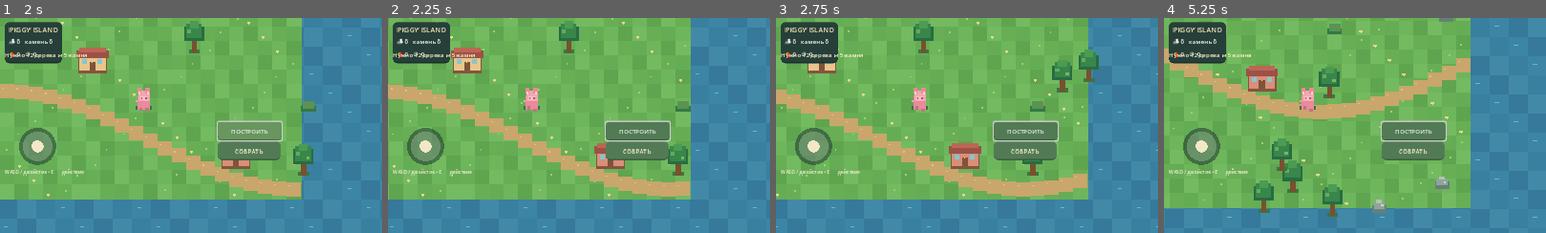
Above: before the commit, frames 1-4 (left to right).
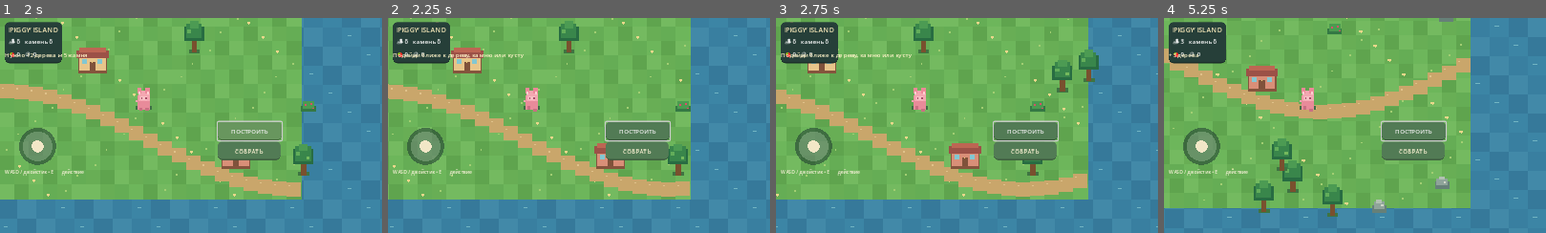
Above: after the commit, the same moments.

Repository: ygydygy228/PiggyWorld
Game: Godot game, scene res://main.tscn
Two runs of this game, one before a commit and one after it. Both use one fixed random seed, a clock stepped at 60 frames per second and the inputs below.
Inputs (mouse positions are % of the whole screen's width and height, from its top left):
- Up to frame 1 (2 s): click "СОБРАТЬ" at 0.5 s; click "ПОСТРОИТЬ" at 1.25 s
- Up to frame 2 (2.25 s): tap Enter at 2 s; move the mouse to (72, 45) at 2.02 s; hold D (move_right) from 2.03 s (still down); tap E at 2.1 s; click (72, 45) at 2.17 s
- Up to frame 3 (2.75 s): keep holding D (move_right)
- Up to frame 4 (5.25 s): release D (move_right) at 2.75 s; drag from (30, 55) to (45, 70) at 2.77 s; move the mouse to (60, 28) at 3.52 s; hold D (move_right) 3.53-4.25 s; tap E at 3.6, 5.1 s; drag from (45, 70) to (20, 35) at 4.27 s; move the mouse to (80, 65) at 5.02 s; hold A (move_left) from 5.03 s (still down)
The pictures show only the part of the screen within x 0-50%, y 0-50%; the shares and areas given below are measured in that part.

Frame 1 is identical in both runs. In frame 2, 0.4% of the frame differs, in the area x 1-36%, y 16-19%; in frame 3, 0.4%; in frame 4, 0.7%, in the area x 1-46%, y 9-38%.

Commit message:
Add keyboard interaction to the pixel island

Diff:
--- a/game.gd
+++ b/game.gd
@@ -62,6 +62,8 @@
     queue_redraw()
 
 func _unhandled_input(event: InputEvent) -> void:
+    if event is InputEventKey and event.pressed and not event.echo and event.keycode == KEY_E:
+        _interact()
     if event is InputEventScreenTouch:
         if event.pressed:
             if event.position.x < 145.0 and event.position.y > 135.0:
